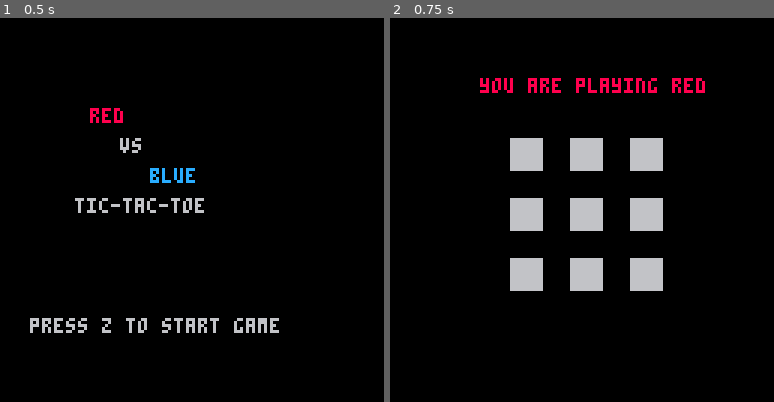
Above: before the commit, frames 1-2 (left to right).
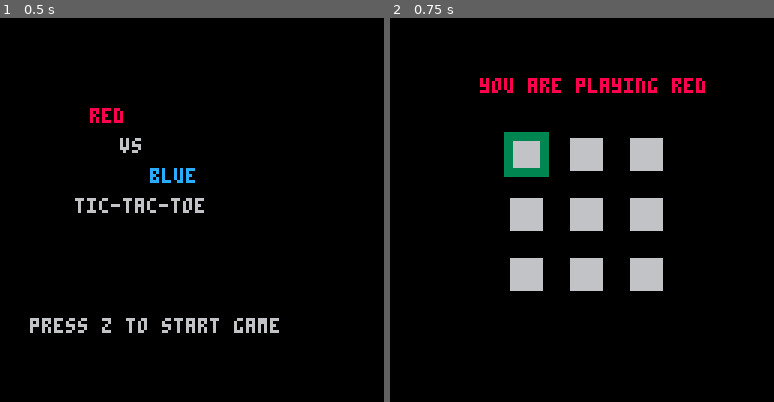
Above: after the commit, the same moments.

Repository: shinkarom/p8-ttt
Game: PICO-8 cartridge ttt.p8
Same seed, same stepped clock (60 frames per second), same inputs: the game is played once before the commit and once after it.
Inputs:
- Up to frame 1 (0.5 s): no input
- Up to frame 2 (0.75 s): tap O (Z key) at 0.7 s

Frame 1 is identical in both runs. In frame 2, 0.9% of the frame differs, in the area x 29-42%, y 29-42%.

Commit message:
Draw cursor

Diff:
--- a/ttt.p8
+++ b/ttt.p8
@@ -38,6 +38,11 @@
  draw=game_draw
 end
 
+cursor_x = 1
+cursor_y = 1
+cursor_color = 3
+cursor_width = 2
+
 function game_update()
 end
 
@@ -72,9 +77,29 @@
  print("you are playing "..s,30,20,col)
 end
 
+function draw_cursor()
+ local tlx = 40+20*(cursor_x-1)
+ local tly = 40+20*(cursor_y-1)
+ local trx = tlx+10
+ local try = tly
+ local blx = tlx
+ local bly = tly+10
+ local brx = blx+10
+ local bry = bly
+ rectfill(tlx-cursor_width, tly-cursor_width,
+  trx+cursor_width, try, cursor_color)
+ rectfill(tlx-cursor_width ,tly,
+  blx, bly+cursor_width, cursor_color)
+ rectfill(blx, bly, brx+cursor_width,
+  bry+cursor_width, cursor_color)
+ rectfill(trx, try,
+  brx+cursor_width, bry, cursor_color)
+end
+
 function game_draw()
  cls()
  draw_grid()
+ draw_cursor()
  draw_player()
 end
 -->8
